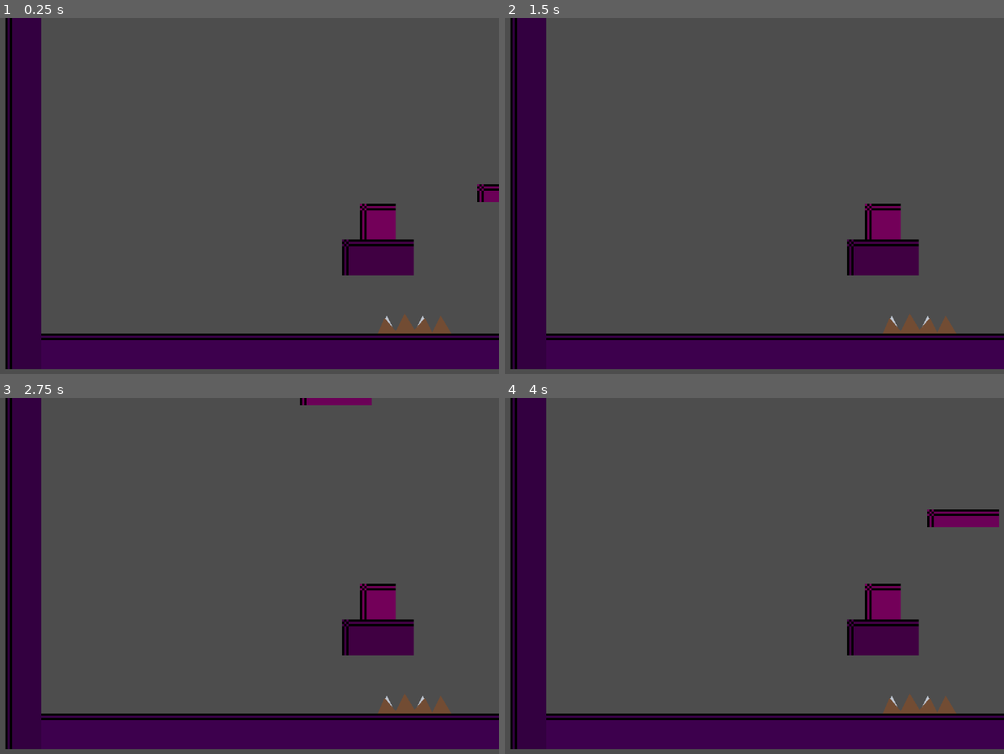
Above: before the commit, frames 1-4 (two rows, left to right).
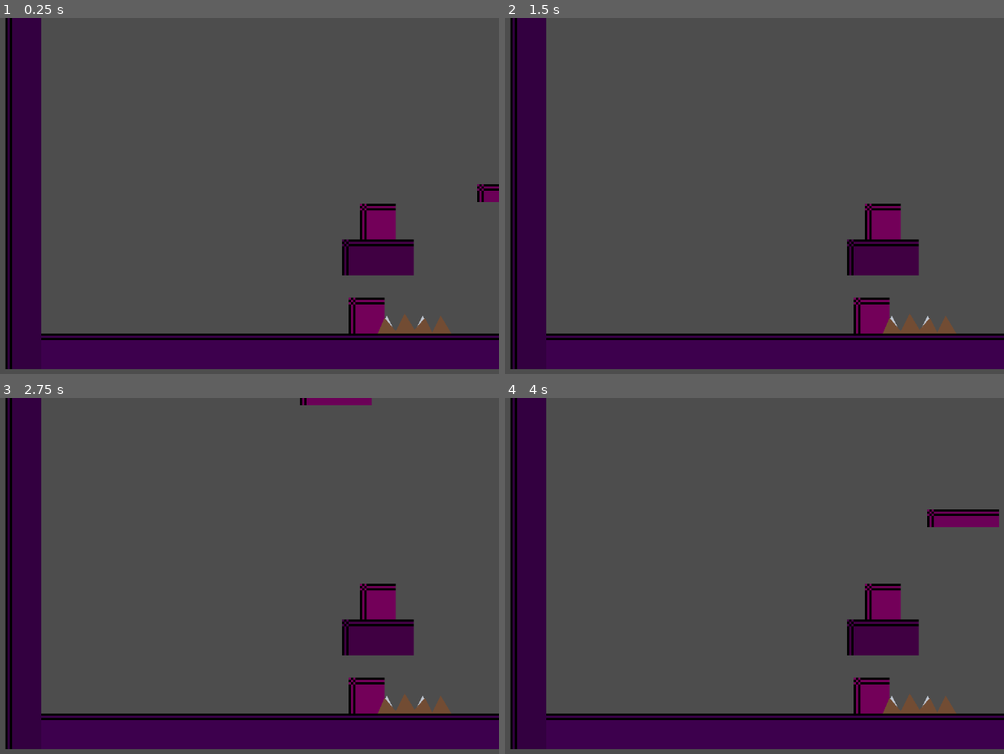
Above: after the commit, the same moments.

Repository: goodbless/first-game-in-godot
Game: Godot game, scene res://scenes/Levels/test_room.tscn
Two runs of this game, one before a commit and one after it. Both use one fixed random seed, a clock stepped at 60 frames per second and the inputs below. This scene is started directly instead of the project's main scene.
Inputs (mouse positions are in pixels of both pictures, inside the frame that each line leads up to):
- Up to frame 1 (0.25 s): no input
- Up to frame 2 (1.5 s): tap Enter at 0.5 s; move the mouse to (824, 181) at 0.52 s; hold Right (move_right) 0.53-1.25 s; tap E (interact) at 0.6 s; click (824, 181) at 0.67 s; tap Space (jump) at 0.77, 1.07, 1.25 s; drag from (549, 217) to (859, 220) at 1.27 s
- Up to frame 3 (2.75 s): move the mouse to (239, 501) at 2.02 s; hold Right (move_right) from 2.03 s (still down); tap E (interact) at 2.1 s
- Up to frame 4 (4 s): release Right (move_right) at 2.75 s; drag from (649, 650) to (909, 600) at 2.77 s; move the mouse to (874, 632) at 3.52 s; hold Left (move_left) from 3.53 s (still down); tap E (interact) at 3.6 s; tap Space (jump) at 3.77 s

The runs differ from the first frame. In frame 1, 0.7% of the frame differs, in the area x 69-78%, y 78-89%; in frame 2, 0.7%; in frame 3, 0.7%; in frame 4, 0.7%.

Commit message:
Add era spawn markers (past/future), used for initial spawn and death respawn; Players-node fallback

Diff:
--- a/First Game/scenes/Levels/test_room.tscn
+++ b/First Game/scenes/Levels/test_room.tscn
@@ -101,6 +101,17 @@
 [node name="Floor" parent="Level" unique_id=1509154067 instance=ExtResource("2_qqxd0")]
 position = Vector2(150, 66)
 
+[node name="Box" parent="Level" unique_id=2056746295 instance=ExtResource("5_box")]
+position = Vector2(145, 87)
+
+[node name="Floor2" parent="Level" unique_id=1366317735 instance=ExtResource("2_qqxd0")]
+position = Vector2(248, 46)
+
+[node name="Platform" parent="Level" unique_id=994423101 instance=ExtResource("9_fh3c8")]
+position = Vector2(305, 28)
+move_distance = 10.0
+respawn_time = 0.0
+
 [node name="Objects" type="Node2D" parent="." unique_id=2077598514]
 
 [node name="Box" parent="Objects" unique_id=1349724052 instance=ExtResource("5_box")]
--- /dev/null
+++ b/First Game/scenes/components/future_spawn.tscn
@@ -0,0 +1,17 @@
+[gd_scene format=3]
+
+[ext_resource type="Script" path="res://scripts/spawn_point.gd" id="1_spawn"]
+
+[node name="FutureSpawn" type="Marker2D"]
+script = ExtResource("1_spawn")
+spawn_era = 2
+
+[node name="EditorHint" type="Label" parent="."]
+offset_left = -28.0
+offset_top = -22.0
+offset_right = 28.0
+offset_bottom = -10.0
+theme_override_colors/font_color = Color(0.65, 0.78, 1, 1)
+theme_override_font_sizes/font_size = 8
+text = "FUTURE SPAWN"
+horizontal_alignment = 1
--- /dev/null
+++ b/First Game/scenes/components/past_spawn.tscn
@@ -0,0 +1,16 @@
+[gd_scene format=3]
+
+[ext_resource type="Script" path="res://scripts/spawn_point.gd" id="1_spawn"]
+
+[node name="PastSpawn" type="Marker2D"]
+script = ExtResource("1_spawn")
+
+[node name="EditorHint" type="Label" parent="."]
+offset_left = -24.0
+offset_top = -22.0
+offset_right = 24.0
+offset_bottom = -10.0
+theme_override_colors/font_color = Color(1, 0.83, 0.62, 1)
+theme_override_font_sizes/font_size = 8
+text = "PAST SPAWN"
+horizontal_alignment = 1
--- /dev/null
+++ b/First Game/scenes/objects/spike_trap_future.tscn
@@ -0,0 +1,23 @@
+[gd_scene format=3 uid="uid://hyd2vcbwko78"]
+
+[ext_resource type="Script" uid="uid://h6lcqsfatc74" path="res://scripts/interactables/spike_trap.gd" id="1_trap"]
+[ext_resource type="Script" uid="uid://dosm1i6nbnb7o" path="res://scripts/era_visuals.gd" id="2_era"]
+
+[sub_resource type="RectangleShape2D" id="TrapShape"]
+size = Vector2(32, 6)
+
+[node name="SpikeTrapFuture" type="Area2D" unique_id=933092290]
+collision_mask = 4
+script = ExtResource("1_trap")
+
+[node name="CollisionShape2D" type="CollisionShape2D" parent="." unique_id=39199726]
+shape = SubResource("TrapShape")
+
+[node name="EraVisuals" type="Node" parent="." unique_id=50274543]
+script = ExtResource("2_era")
+
+[node name="FutureVisual" type="Node2D" parent="." unique_id=858246892]
+
+[node name="Spikes" type="Polygon2D" parent="FutureVisual" unique_id=1117273182]
+color = Color(0.45, 0.3, 0.2, 1)
+polygon = PackedVector2Array(-16, 4, -13, -3, -8, 3, -4, -5, 0, 4, 5, -3, 8, 4, 12, -4, 16, 3)
--- a/First Game/scripts/multiplayer/multiplayer_controller.gd
+++ b/First Game/scripts/multiplayer/multiplayer_controller.gd
@@ -34,7 +34,7 @@
 
 
 func reset_level() -> void:
-	position = Vector2.ZERO
+	global_position = MultiplayerManager.spawn_position_for_peer(player_id)
 	velocity = Vector2.ZERO
 
 
--- a/First Game/scripts/multiplayer/multiplayer_manager.gd
+++ b/First Game/scripts/multiplayer/multiplayer_manager.gd
@@ -125,6 +125,18 @@
 			_add_player_to_game(peer_id)
 
 
+## World position where a peer's player (re)spawns: the era's spawn marker
+## if the level has one, else the Players node origin.
+func spawn_position_for_peer(peer_id: int) -> Vector2:
+	var wanted_era := era_of(peer_id)
+	for point in get_tree().get_nodes_in_group("spawn_points"):
+		if point.spawn_era == wanted_era:
+			return point.global_position
+	if _player_spawn_node != null:
+		return _player_spawn_node.global_position
+	return Vector2.ZERO
+
+
 func _add_player_to_game(id):
 	print("Player joined: " + str(id))
 	# Lobby / mid-scene-switch: no Players node yet — respawn_all_players()
@@ -137,6 +149,7 @@
 	player_to_add.name = "Player_" + str(id)
 
 	_player_spawn_node.add_child(player_to_add, true)
+	player_to_add.global_position = spawn_position_for_peer(id)
 
 
 func _del_player(id):
--- /dev/null
+++ b/First Game/scripts/spawn_point.gd
@@ -0,0 +1,16 @@
+extends Marker2D
+
+## Era spawn marker: where the era's player (re)spawns. Place one per era
+## per level; falls back to the Players node when absent.
+## The editor hint label hides at runtime — markers are invisible in-game.
+## If several markers share an era, the first one found wins.
+
+@export var spawn_era := 1  ## 1 = past player, 2 = future player
+
+
+func _ready() -> void:
+	add_to_group("spawn_points")
+	if not Engine.is_editor_hint():
+		var hint := get_node_or_null("EditorHint")
+		if hint != null:
+			hint.hide()
Not shown, added: First Game/scripts/spawn_point.gd.uid
